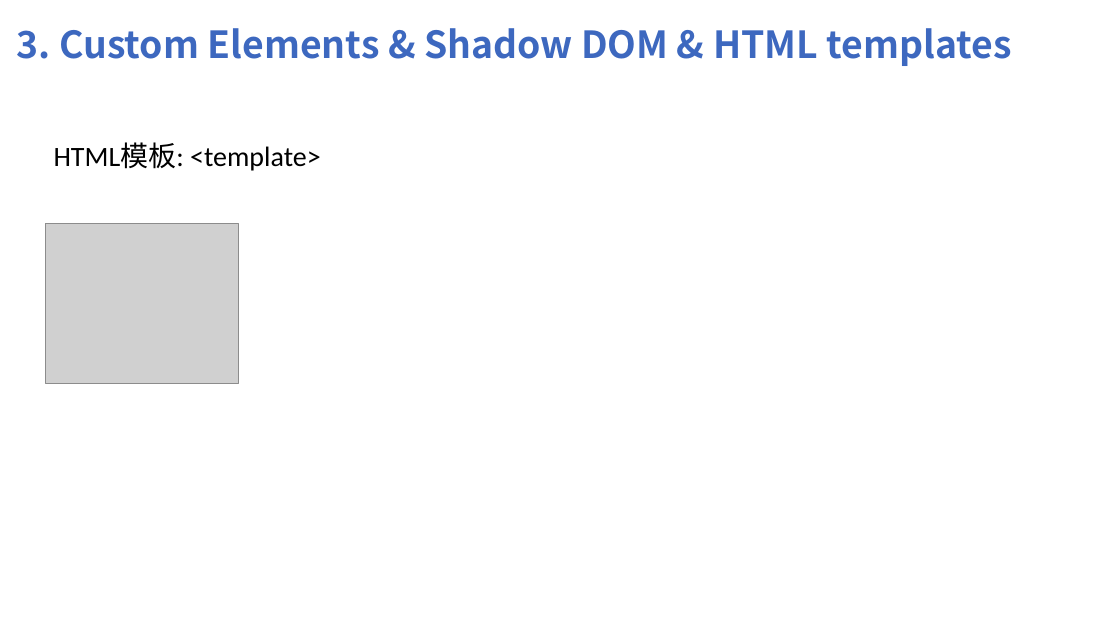
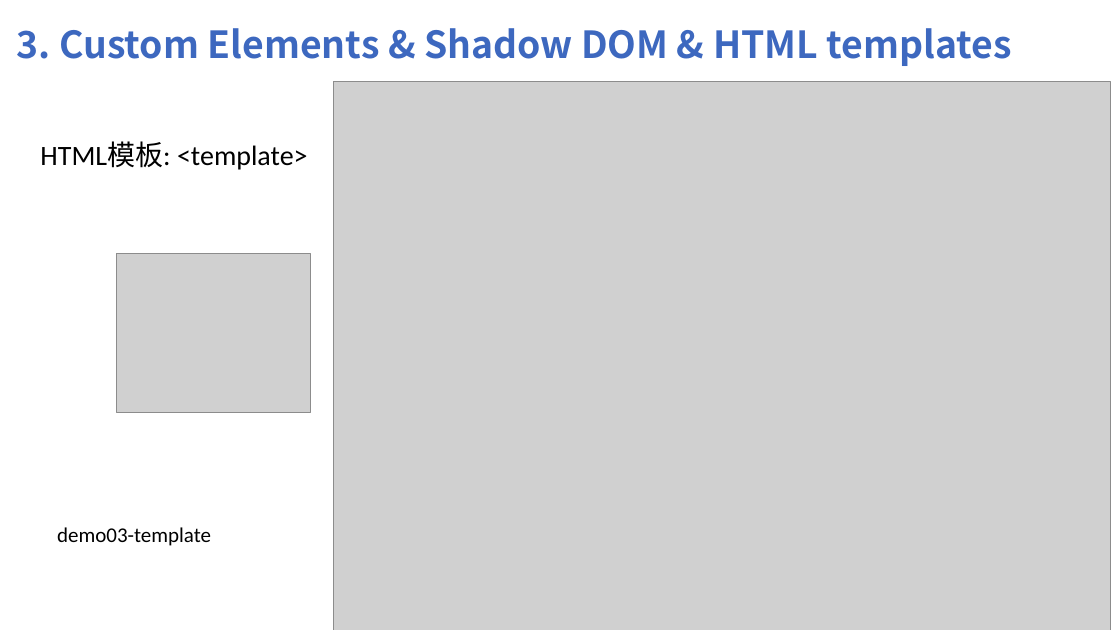
Before and after one commit to shuyancang/FE_learnings, a slide deck: slide 15 of webComponents/web Componts.pptx (slide 16 before the commit). Drawn at 1120x630 pixels with LibreOffice and Linux fonts; fonts in the diff are those of the drawing; grey boxes stand for pictures. Boxes give left, top, right and bottom in pixels: in the first picture for what was removed or moved away, otherwise in the second. Text is boxed around its words. In the diff, an @@ line names an element or a change of style, - is before the commit and + after.

```diff
--- a/webComponents/web Componts.pptx
+++ b/webComponents/web Componts.pptx
@@ picture added at (x1=334, y1=82, x2=1110, y2=630) @@
@@ text "HTML模板: <template>" moved from (x1=54, y1=143, x2=321, y2=171) to (x1=40, y1=142, x2=308, y2=170) @@
@@ picture moved from (x1=45, y1=224, x2=239, y2=384) to (x1=117, y1=253, x2=310, y2=413) @@
@@ text added at (x1=57, y1=527, x2=211, y2=546), 18 pt, text #000000 @@
+demo03-template
```
Also in this commit, not shown: 4 other slides changed, 1 slide added, 3 other files.
